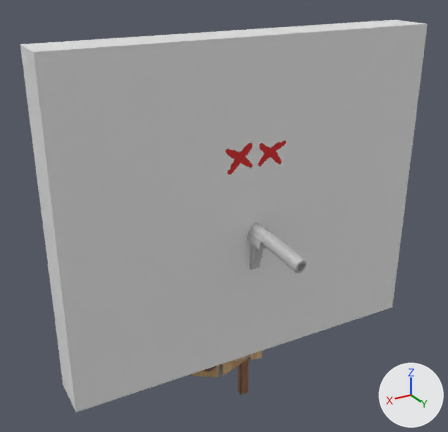
Renders of the glTF model assets/Target (15).glb from each side of a commit.
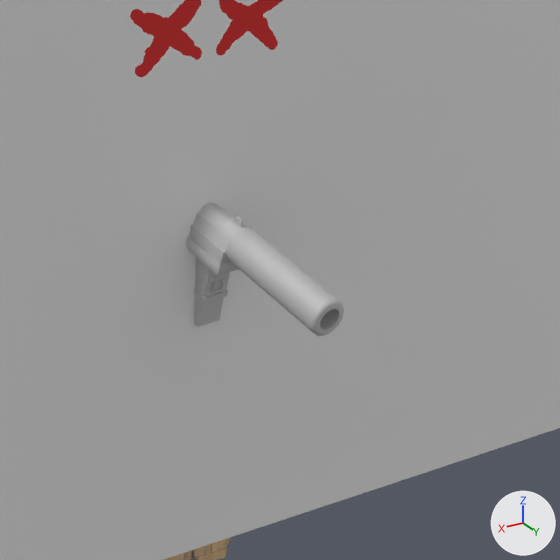
Each version appears first whole from a camera (50 mm lens) standing at (-6.46, -67.54, 9.39) and looking at (-8.35, -70.69, 7.82), and next in a close-up on the part from 39% to 87% of the width and 34% to 83% of the height. Every picture has the same lights, and +X, +Y and +Z are marked at lower right. Where no turn or scale is listed for an object, it has been applied to the vertices.

Before the edit, the objects in view are built like this:
```python
me_cube = bpy.data.meshes.new('Cube')
me_cube.from_pydata(...)  # 8 vertices, 12 faces; spans x -2.62..0.01, y 0.0..0.42, z 0.0..2.22
me_cube.materials.append(mat_monkey)  # its picture is missing
me_dead = bpy.data.meshes.new('Dead ')
me_dead.from_pydata(...)  # 4 vertices, 2 faces; spans x -0.5..0.5, y 0.0, z -0.5..0.5
me_dead.materials.append(mat_banditeyes_dead)
me_old_stylized_agent_pistol_handpainted = bpy.data.meshes.new('old_stylized_agent_pistol_handpainted')
me_old_stylized_agent_pistol_handpainted.from_pydata(...)  # 737 vertices, 1370 faces; spans x -0.09..0.066, y -0.113..0.716, z -0.175..0.234
me_old_stylized_agent_pistol_handpainted.materials.append(mat_pistol_material)  # its picture is missing
ob_cube = bpy.data.objects.new('Cube', me_cube)
ob_cube.location = (-7.277, -70.998, 6.708)
ob_dead_001 = bpy.data.objects.new('Dead.001', me_dead)
ob_dead_001.parent = ob_banditdoublerevolver
ob_dead_001.location = (-0.0139, -0.158, 1.892)
ob_dead_001.rotation_euler = (0.0, 0.0, 3.141)  # degrees (0, 0, 180)
ob_dead_001.scale = (0.49, 0.49, 0.49)
ob_old_stylized_agent_pistol_handpainted = bpy.data.objects.new('old_stylized_agent_pistol_handpainted', me_old_stylized_agent_pistol_handpainted)
ob_old_stylized_agent_pistol_handpainted.location = (-8.545, -70.881, 7.582)
```
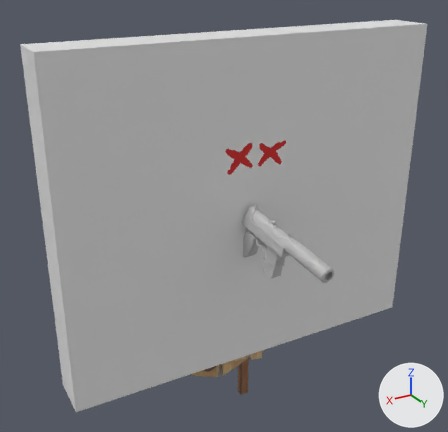
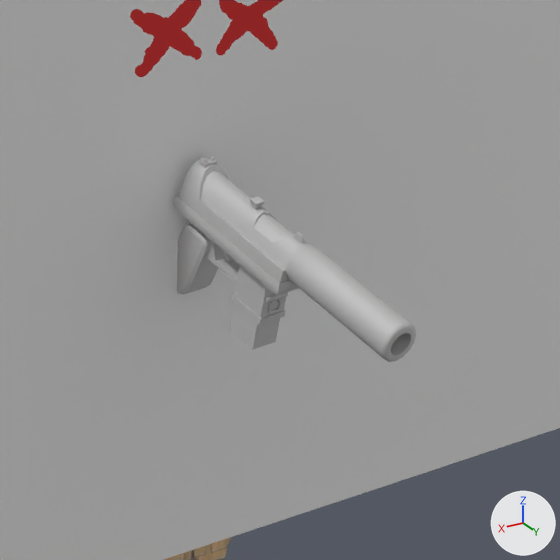
What changed in the scene script:
```text
Change ob_old_stylized_agent_pistol_handpainted:
    ob_old_stylized_agent_pistol_handpainted.location: (-8.545, -70.881, 7.582) -> (-8.515, -70.598, 7.659)
```

Where the change shows, as pixel boxes (x1, y1, x2, y2) in the close-ups (560 x 560 px):
'old_stylized_agent_pistol_handpainted', moved: before (186, 202, 344, 336); after (173, 157, 416, 362)
